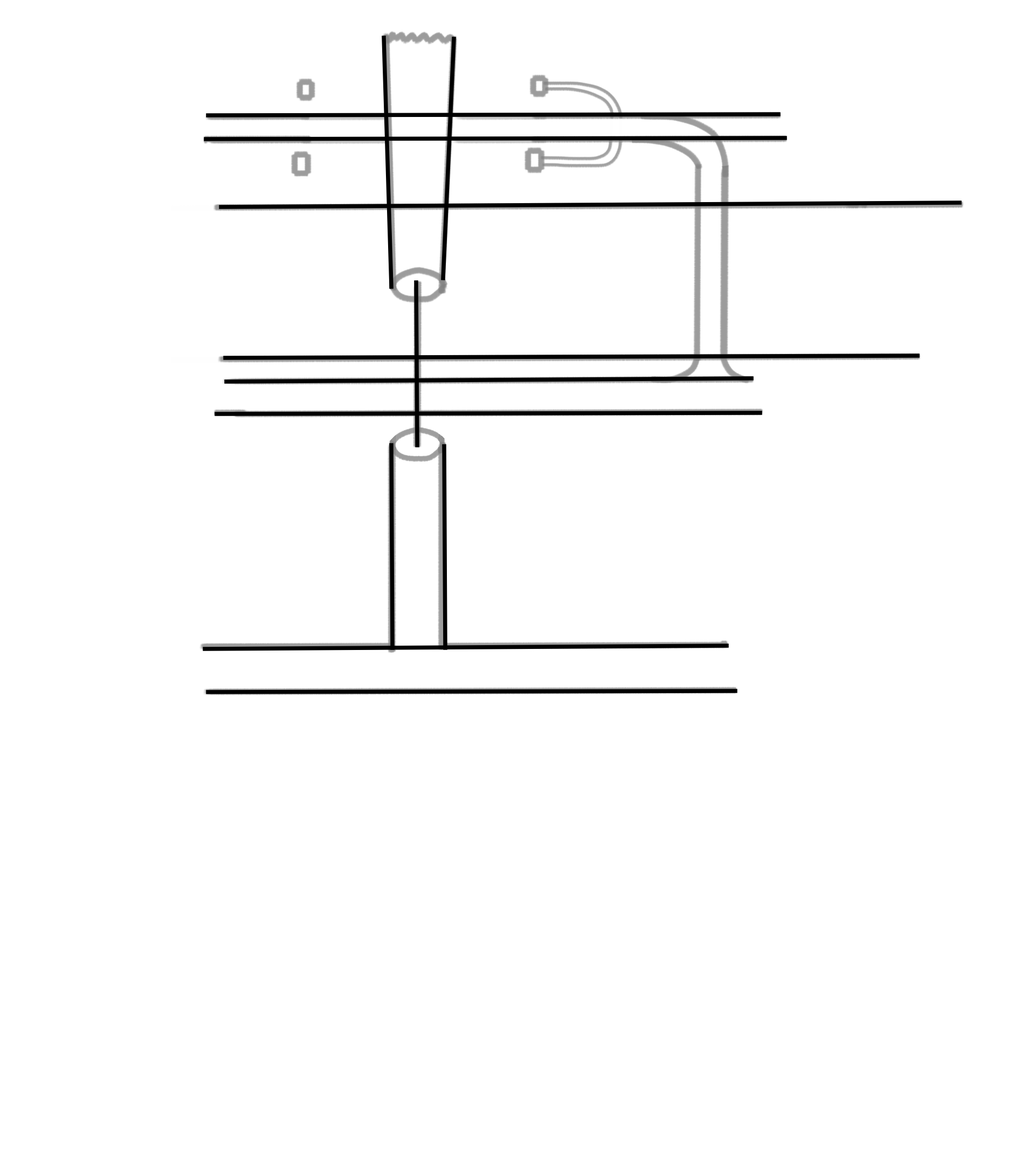
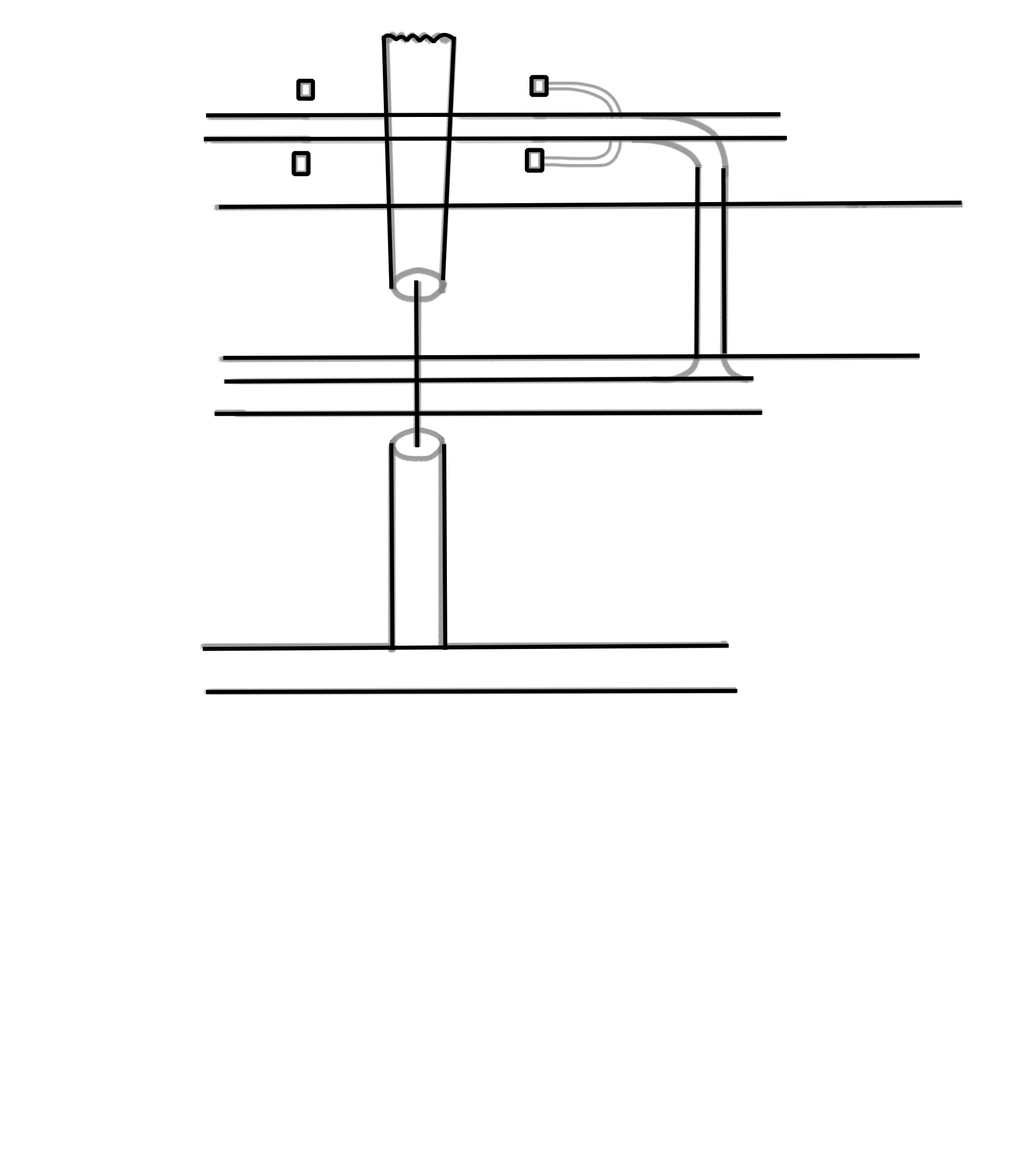
Layer changes from the first 1035px x 1162px image to the second:
pixels changed over [291, 32, 727, 360] (layer not identified)
